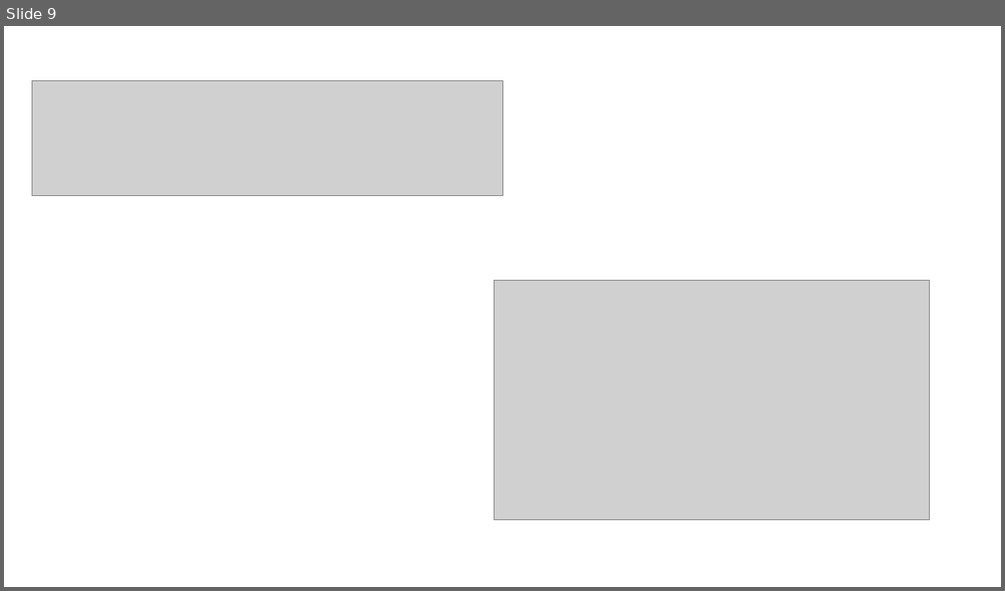
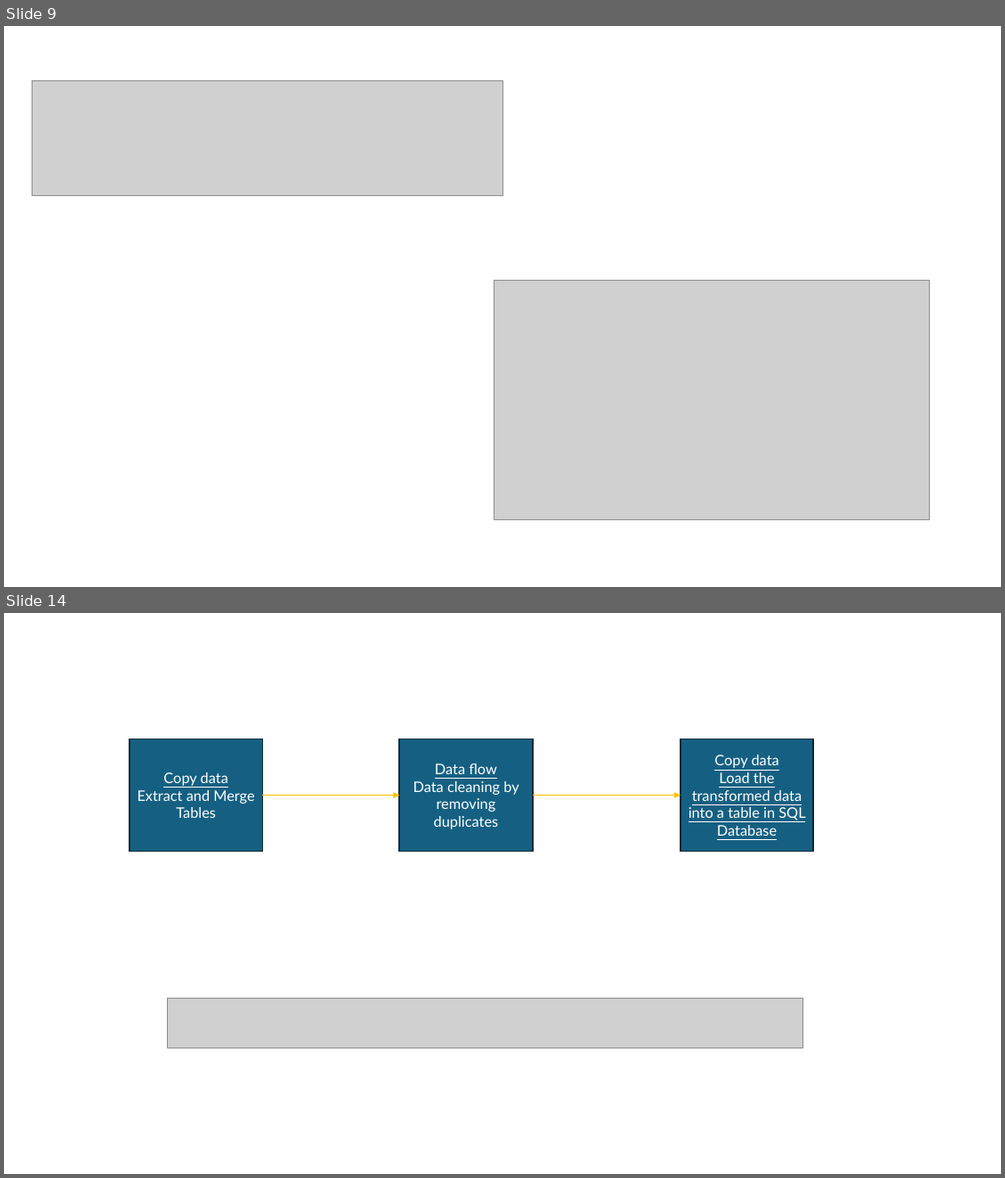
Before and after one commit to HiImPian/DEA_Rockfeather, a slide deck: DEA_solution.pptx. Shown one above the other, each under a label of ours: slide 9 before the commit, slides 9 and 14 after it; the slides between them are not shown. The pictures are 1005x591 and 1005x1178 pixels, drawn with LibreOffice and Linux fonts; fonts in the diff are those of the drawing; grey boxes stand for pictures. Boxes give left, top, right and bottom in pixels: in the first picture for what was removed or moved away, otherwise in the second. Text is boxed around its words. In the diff, an @@ line names an element or a change of style, - is before the commit and + after.

```diff
--- a/DEA_solution.pptx
+++ b/DEA_solution.pptx
@@ slide 14 added at (4,613,1001,1174), background #FFFFFF @@
@@ rectangle added at (129,739,263,852), fill #156082, outline #092A39 1.5 pt, 14 pt, text #FFFFFF @@
+Copy data
+Extract and Merge Tables
@@ rectangle added at (399,739,533,852), fill #156082, outline #092A39 1.5 pt, 14 pt, text #FFFFFF @@
+Data flow
+Data cleaning by removing duplicates
@@ rectangle added at (680,739,814,852), fill #156082, outline #092A39 1.5 pt, 14 pt, text #FFFFFF, underline @@
+Copy data
+Load the transformed data into a table in SQL Database
@@ arrow added from (263, 795) to (399, 795), #FFC000 1.5 pt @@
@@ arrow added from (533, 795) to (680, 795), #FFC000 1.5 pt @@
@@ picture added at (167,998,802,1047) @@
```
Also in this commit, not shown: 6 slides changed, 4 other slides added, 2 other files.
